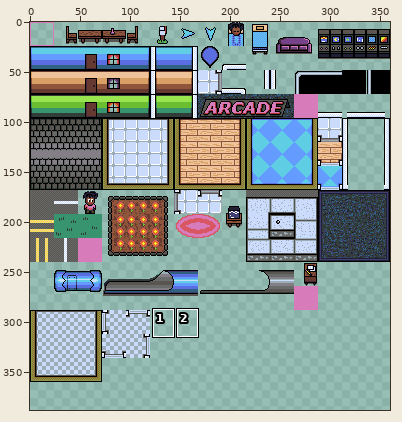
One commit to this sprite sheet: app/assets/GAMES/break/tiles.png. Above: a wide view before the commit, with the close-up outlined.
Close-up. First the earlier version:
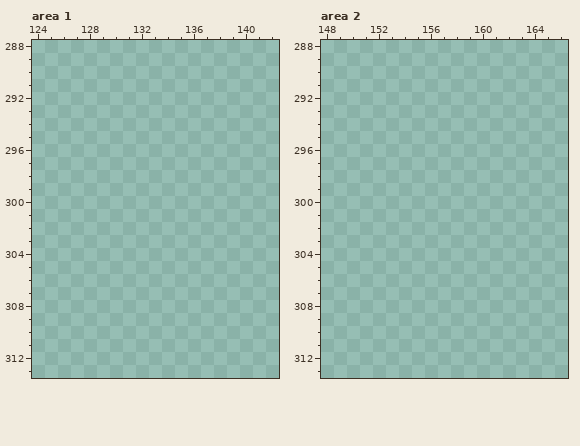
The file is 360x480 pixels. Shown: area 1: x 124..142, y 288..313; area 2: x 148..166, y 288..313. The wide view leaves out empty margins. The commit also changed other parts of the picture, which this record leaves out.
Palette (. is transparent): 
After:
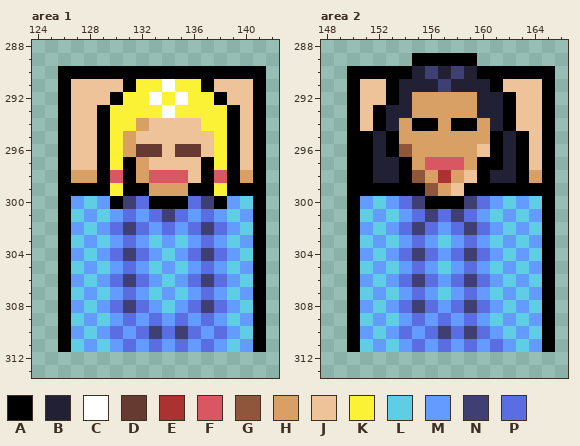
Colours new in this view: A #000000  B #222034  C #ffffff  D #663931  E #ac3232  F #d95763  G #8f563b  H #d9a066  J #eec39a  K #fbf236  L #5fcde4  M #639bff  N #3f3f74  P #5b6ee1
The exact change:
Changed rows in their new state; - is an unchanged pixel.
Area 1:
first column x 126:
290 AAAAAAAAAAAAAAAA
291 AJJJJAKKCKKAJJJA
292 AJJJAKKCKCKKAJJA
293 AJJAKKKKCKKKKAJA
294 AJJAKKHJJJJKKAJA
295 AJJAKHJJJJJJKAJA
296 AJJAKHDDJDDJKAJA
297 AJJAKAHJJJJAKAJA
298 AHHAFAHFFFJAFAHA
299 AAAAKAAHHHAAKAAA
300 AMLMANPAAAPNAMLA
301 ALMLMPMPNPMPMLMA
302 AMLMPNPMPMPNPMLA
303 ALMLMPMLMLMPMLMA
304 AMLMPNPMLMPNPMLA
305 ALMLMPMLMLMPMLMA
306 AMLMPNPMLMPNPMLA
307 ALMLMPMLMLMPMLMA
308 AMLMPNPMLMPNPMLA
309 ALMLMPMPMPMPMLMA
310 AMLMPMPNPNPMPMLA
311 ALMLMPMPMPMPMLMA
Area 2:
first column x 150:
289 -----AAAAA------
290 AAAAABNBNBAAAAAA
291 AJJABBBNBBBAJJJA
292 AJJABHHHHHBBAJJA
293 AJABBHHHHHBBAJJA
294 AJABHAAHAAHBAJJA
295 AABAHHHHHHHABAJA
296 AABAGHHHHHJABAJA
297 AABBAHFFFHAABAJA
298 AABBAGHEHJABBAHA
299 AAAAAAGHJAAAAAAA
300 AMLMPNAAANPMLMLA
301 ALMLMPNPNPMLMLMA
302 AMLMPNPMPNPMLMLA
303 ALMLMPMLMPMLMLMA
304 AMLMPNPMPNPMLMLA
305 ALMLMPMLMPMLMLMA
306 AMLMPNPMPNPMLMLA
307 ALMLMPMLMPMLMLMA
308 AMLMPNPMPNPMLMLA
309 ALMLMPMPMPMLMLMA
310 AMLMPMPNPNPMLMLA
311 ALMLMPMPMPMPMLMA
